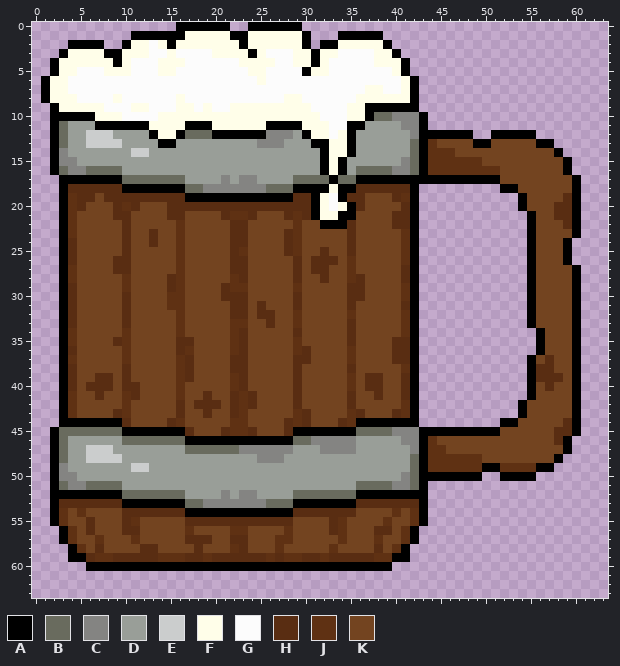
A pixel-art file gets an edit: assets/models/mug/mug.ase. Above: the version before the commit.
64x64 pixels, 1 frame. Colours within 5 levels of each other are drawn and written as one.
Visible layers, top first: "Layer 2", "Layer 3", "Layer 1".
Palette (. is transparent): A #000000  B #696b5e  C #848482  D #999e98  E #cbcdcd  F #fffee9  G #fcfcfc  H #592d12  J #5f3113  K #734420
Pixels before (only the part around the change), first column x 0:
 0 ................AAAAAA..AAAAAA.....................
 1 ...........AAAAAAFFFFFAAFFFFFFA...AAAAA............
 2 ....AAAA..AFFGFAFFFFFFFAFFFFFFA.AAFFFFFA...........
 3 ...AFFFFAAFFFGGFGGGGFFFFAFGGGFFAFFGGGGFFA..........
 4 ..AFFFFFFAFGGGFFFGGGGGGFFFFGGFFAFGGGGGFFFA.........
 5 ..AFFGGGFFFGGGFFGGGGGGGGFFGGGGAFFGGGGGGGFA.........
 6 .AFFGGGGGGGGGGGGGGGGGGGGGFGGGGGGGGGGGGGGGFA........
 7 .AFFGGGGGGGGGGGGGGGGGGGGGGGGGGGGGGGGGFFGGFA........
 8 .AFFFGGGGFGGGGGGFGGGGGGGGGGGFFGGGGGGFFFFFFA........
 9 ..AFFFFFGGGFFGGGFFGFGGFFFFFFFFFGGGGFFAAAAAA........
10 ..AAAAAFFFGGGGFFFFFFFFFFFFFFFFFFGGGFFABBCCCA.......
11 ..ABDDDAAAAAAFFFFAAAFFFFFFAAAAFFFGGAADDDDCCA.......
12 ..ABDDEEEDDDDAFFABBBAAAAAACCCDAFFGFADDDDDDCAAAAAA..
13 ..ABDDEEEEDDDDAADDDDDDDDDCCCDDDAAFFADDDDDDBAJKKKKAA
14 ..ACDDDDDDDEEDDDDDDDDDDDDDDDDDDDAFFADDDDDDBAJJJKKKK
15 ..ACCDDDDDDDDDDDDDDDDDDDDDDDDDDDAFADDDDDDCBAJJJJJJK
16 ..ABCCBBBBDDDDDDDDDDDDDDDDDDDDDDAFADBBBBCCBAJJJJJJJ
17 ...AAAAAAABBBBBBBDDDDCDCCDDDDBBBBABBAAAAAAAAAAAAAAA
18 ...AHHHHHHAAAAAAABBCCCCCCCBBBAAAAFAAHHHHHHA........
19 ...AJHHKHHHHHHHHHAAAAAAAAAAAAHHAFGAHHKKKHJA........
20 ...AJHKKKHJHKKKHHHHHHHHHHHHHHHHAFGFAHKKKKHA........
21 ...AJKKKKHHKKKKHHKKKKHJJHKKKHJHAFFAAKKKKHHA........
22 ...AJKKKKKHKKKKKJKKKKKHHKKKKKJKKAAAHKKKKHHA........
23 ...AJKKKKKHKKHKKJKKKKKHHKKKKHJKKKKKHKKKKKJA........
24 ...AHKKKKKHKKHKKJKKKKKHHKKKKHJKKKKKHKKKKKJA........
25 ...AHKKKKKHKKKKKJKKKKKHJKKKKHJKKHKKHKKKKKJA........
26 ...AHKKKKHHKKKKKJKKKKKHHKKKKKHKHHHKJKKKKKJA........
27 ...AJKKKKHHKKKKKJKKKKKHHKKKKKHKHHKKJKKKKKHA........
And afterwards:
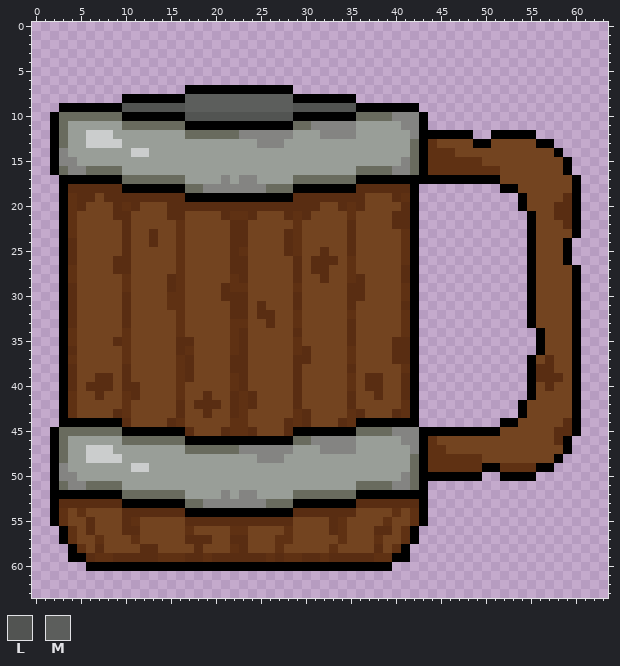
Colours new in this view: L #525452  M #5c5e5c
The exact change:
layer "Layer 3" now hidden
layer "Layer 2" now hidden
Changed rows in their new state; - is an unchanged pixel.
first column x 1:
 0 ---------------......--......-------------
 1 ----------....................---.....----
 2 ---....--.....................-........---
 3 --......................................--
 4 -........................................-
 5 -........................................-
 6 ..........................................
 7 ................AAAAAAAAAAAA..............
 8 .........AAAAAAAMMMMMMMMMMMMAAAAAAA.......
 9 -.AAAAAAALLLLLLLMMMMMMMMMMMMLLLLLLLA------
10 --BBBBBBBAAAAAAALLLLLLLLLLLLAAAAAAABB-----
11 ------DDDBBBBBBB---AAAAAA---BBCCCCCD------
12 ------------DDDD---BBBCCC----DDCCCC-------
13 -------------DD---------------DDDDD-------
14 -------------------------------DDDD-------
15 -------------------------------DDD--------
16 -------------------------------DDD--------
17 --------------------------------B---------
18 --------------------------------A---------
19 ------------------------------HHHH--------
20 ------------------------------HKKHJ-------
21 ------------------------------KKKKJ-------
22 -------------------------------KKK--------
